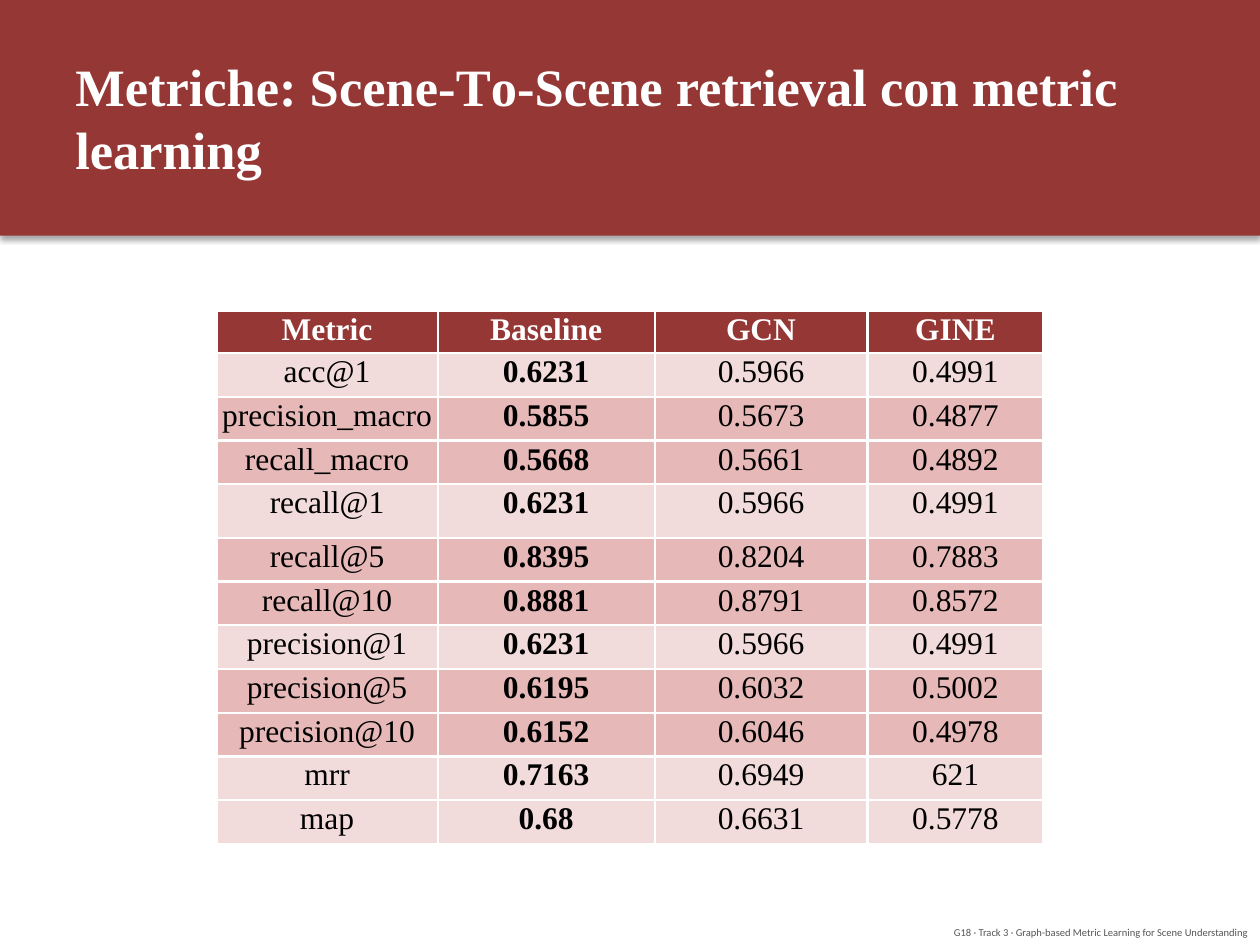
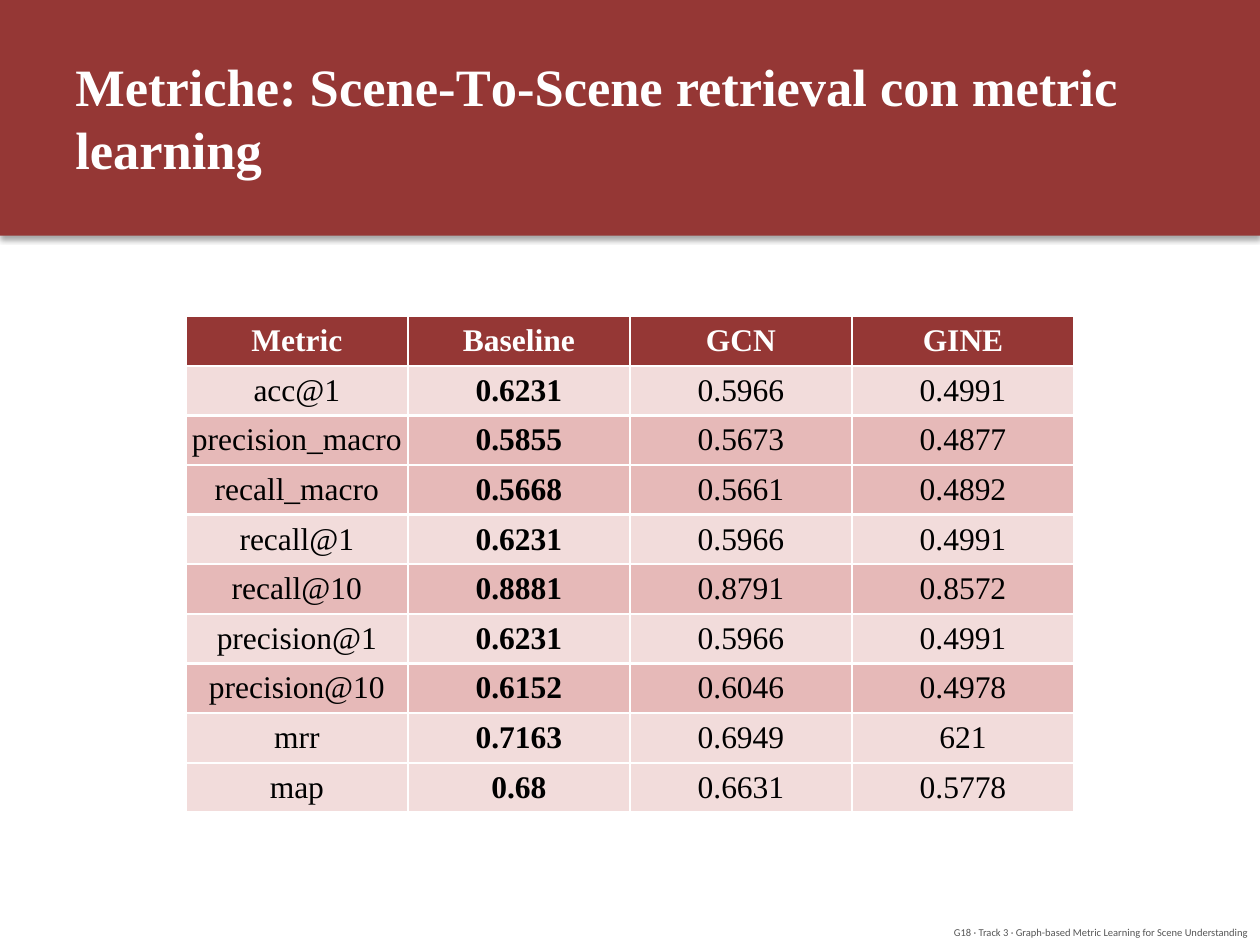
Before and after one commit to LenionK/dl26-projects, a slide deck: slide 8 of docs/presentazione_G18.pptx. Drawn at 1260x945 pixels with LibreOffice and Linux fonts; fonts in the diff are those of the drawing. Boxes give left, top, right and bottom in pixels: in the first picture for what was removed or moved away, otherwise in the second. Text is boxed around its words. In the diff, an @@ line names an element or a change of style, - is before the commit and + after.

```diff
--- a/docs/presentazione_G18.pptx
+++ b/docs/presentazione_G18.pptx
@@ table at [186, 316, 1074, 813] @@
-row 6: recall@5 | 0.8395 | 0.8204 | 0.7883
-row 9: precision@5 | 0.6195 | 0.6032 | 0.5002
@@ table: place and size @@
-table at [217, 311, 1045, 844]
+table at [186, 316, 1074, 813]
```
Also in this commit, not shown: 6 other slides changed, 1 slide added, 2 other files.
